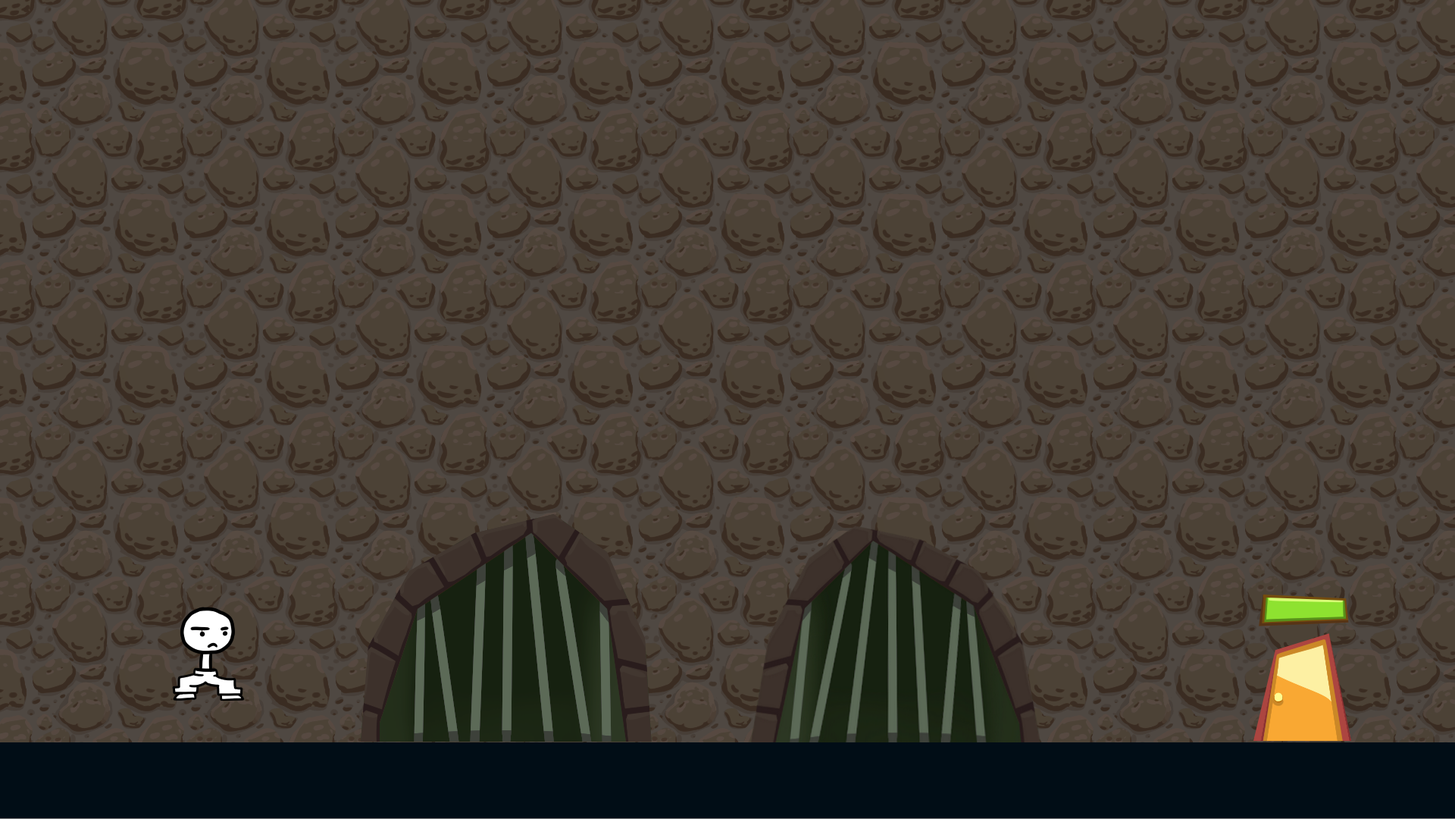
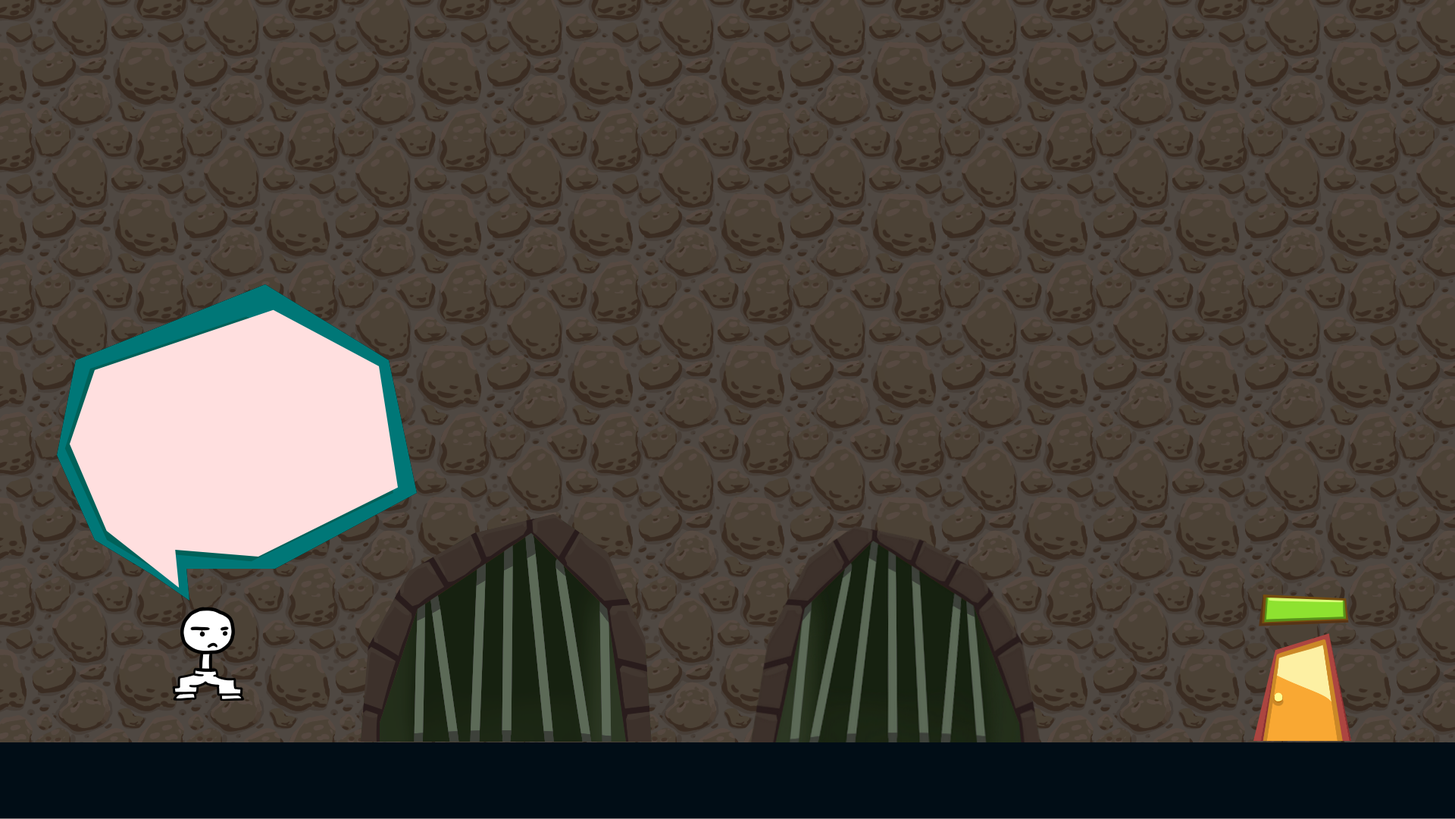
Two versions of the same layered image (1455x819). Layer-by-layer changes:
added group "Layer 82" with 5 layers above "Layer 80" over [56, 284, 417, 601]
added layer "Layer 84" in group "Layer 82" over [56, 284, 417, 601]
added group "Clipping Group 85" with 2 layers in group "Layer 82" over [56, 284, 417, 601]
added layer "Mask Layer" in group "Clipping Group 85" over [56, 284, 417, 601]
added layer "Layer 81" in group "Clipping Group 85" over [56, 284, 417, 601]
painted on "Background" over [56, 284, 417, 601]
